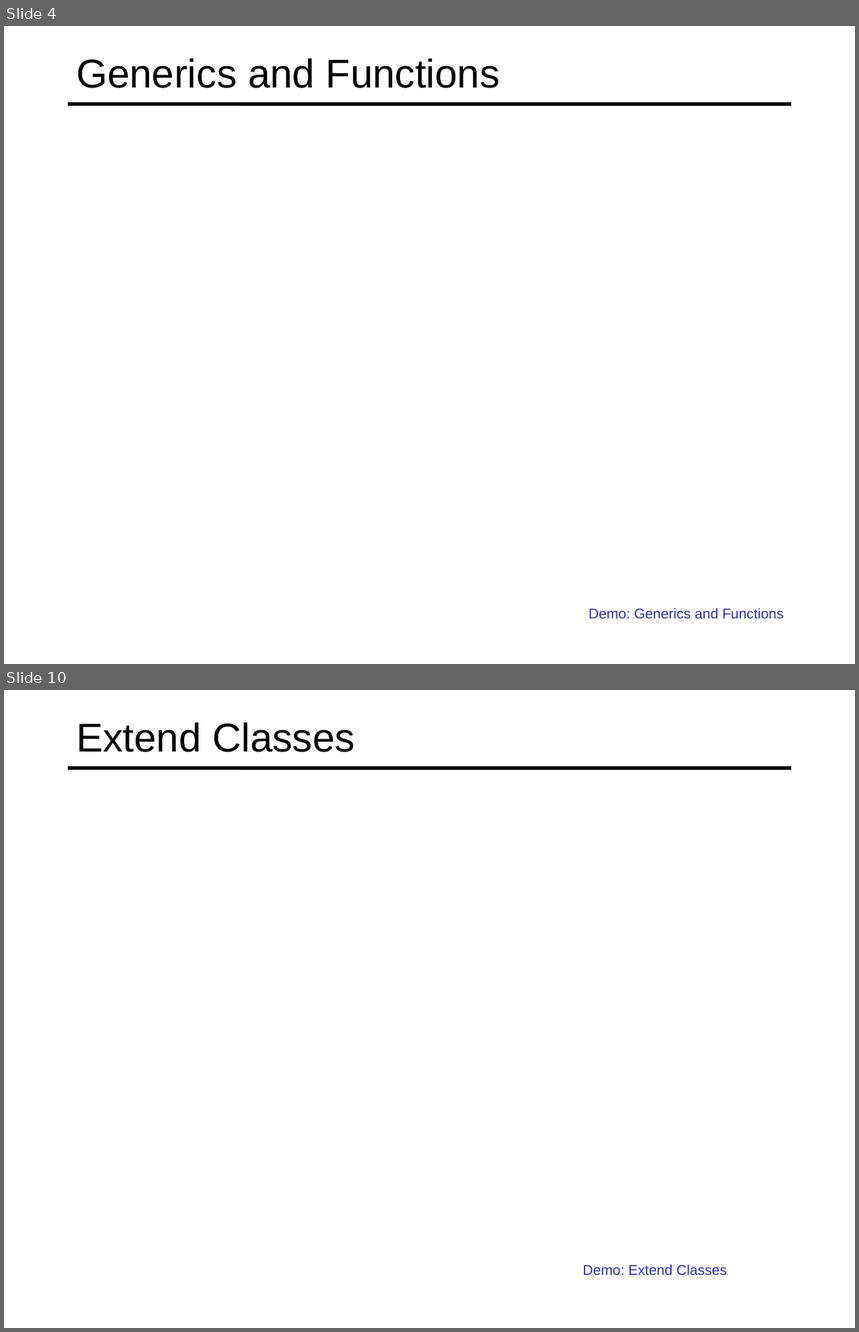
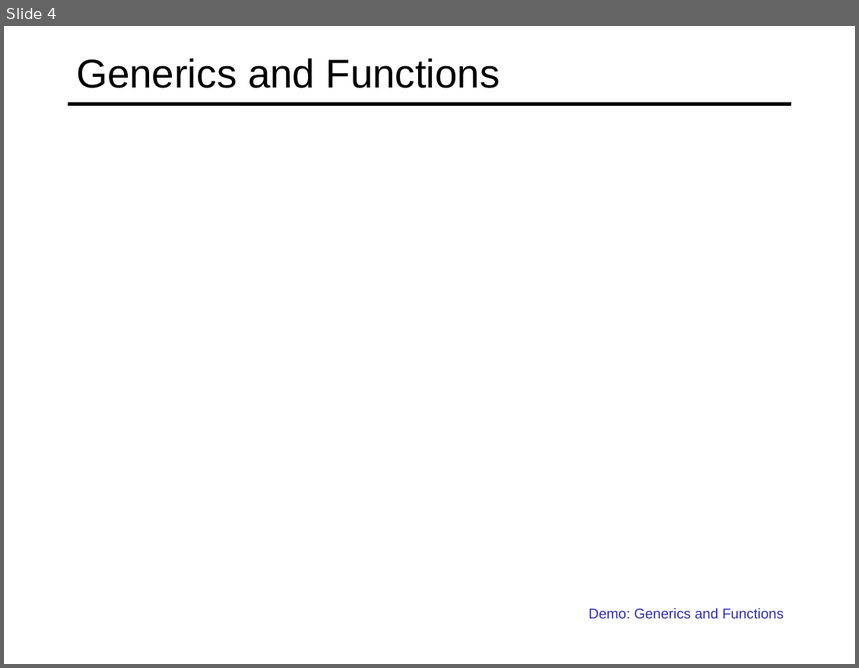
Before and after one commit to specter01wj/Jago_Link_Training, a slide deck: Angular/Angular12/TypeScript Fundamentals/6-Creating-And-Using-Generics/L6_Creating and Using Generics.ppt. Shown one above the other, each under a label of ours: slides 4 and 10 before the commit, slide 4 after it; the slides between them are not shown. The pictures are 859x1332 and 859x668 pixels, drawn with LibreOffice and Linux fonts; fonts in the diff are those of the drawing. Boxes give left, top, right and bottom in pixels: in the first picture for what was removed or moved away, otherwise in the second. Text is boxed around its words. In the diff, an @@ line names an element or a change of style, - is before the commit and + after.

```diff
--- a/Angular/Angular12/TypeScript Fundamentals/6-Creating-And-Using-Generics/L6_Creating and Using Generics.ppt
+++ b/Angular/Angular12/TypeScript Fundamentals/6-Creating-And-Using-Generics/L6_Creating and Using Generics.ppt
@@ slide 10 removed at [4,690,855,1328], background #FFFFFF; not listed: 1 template element that a slide beside it also shows @@
@@ title removed at [76,722,355,752] @@
-Extend Classes
@@ text removed at [583,1265,727,1275] @@
-  Demo: Extend Classes
```
Also in this commit, not shown: 1 slide changed, 3 slides added, 5 other slides removed.
